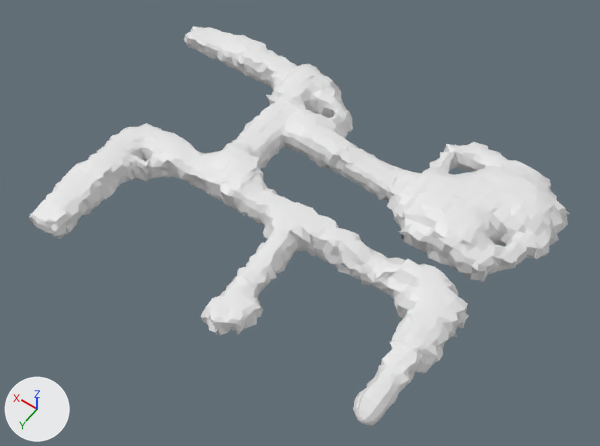
A saved change to the FBX model Assets/Art/Models/Maps/Cave1.fbx.
Rendered twice from a 50 mm lens placed at (-189.0, 271.0, 394.0), pointed at (-9.0, 20.0, -1.0). Every picture has the same lights, and +X, +Y and +Z are marked at lower left. The picture after the commit comes second.
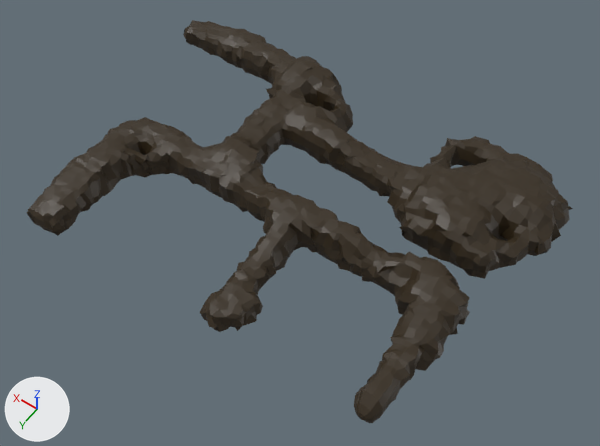
The change, as JSON lines over the scene's bpy script:
```json
{"op": "add", "block": "img_texture_atlas_png", "code": ["img_texture_atlas_png = load_image('Texture_Atlas.png', '../../Textures/Texture_Atlas.png', 1024, 1024, 'sRGB')"]}
{"op": "add", "block": "mat_material", "code": ["mat_material = principled_material('Material')", "mat_material.texture = img_texture_atlas_png"]}
{"block": "me_grid_001", "where": "me_grid_001.from_pydata(...)  # 4169 vertices, 4166 faces; spans x -23.7..25.7, y -18.8..23.0, z -8.1..12.5"}
{"block": "me_grid_001", "where": "# used by ob_grid; location = (0.0, 0.0, 5.6); scale = (6.0, 5.02, 1.26)"}
{"block": "me_grid_001", "change": "me_grid_001 part 1: texture (UV) coordinates of 4166 of 4166 faces, centred in x -23.2..25.5, y -18.4..22.9, z -7.8..12.4, changed; they spanned u 0.05..0.93, v 0.2..0.95 and now span u 0.95..0.99, v 0.65..0.7"}
{"op": "add", "block": "me_grid_001", "code": "me_grid_001.materials.append(mat_material)  # picture img_texture_atlas_png"}
{"op": "set", "path": "ob_grid.location", "old": "(0.0, 0.0, 5.6)", "new": "(0.0, 0.0, 10.0)"}
{"op": "set", "path": "ob_grid.scale", "old": "(6.0, 5.02, 1.26)", "new": "(6.0, 5.02, 1.49)"}
```

Where the change shows, as pixel boxes (x1, y1, x2, y2) in the pictures (600 x 446 px):
```json
{"object": "Grid", "change": "recoloured, surface changed, moved, rescaled", "before": [29, 26, 570, 426], "after": [27, 20, 573, 423]}
```
